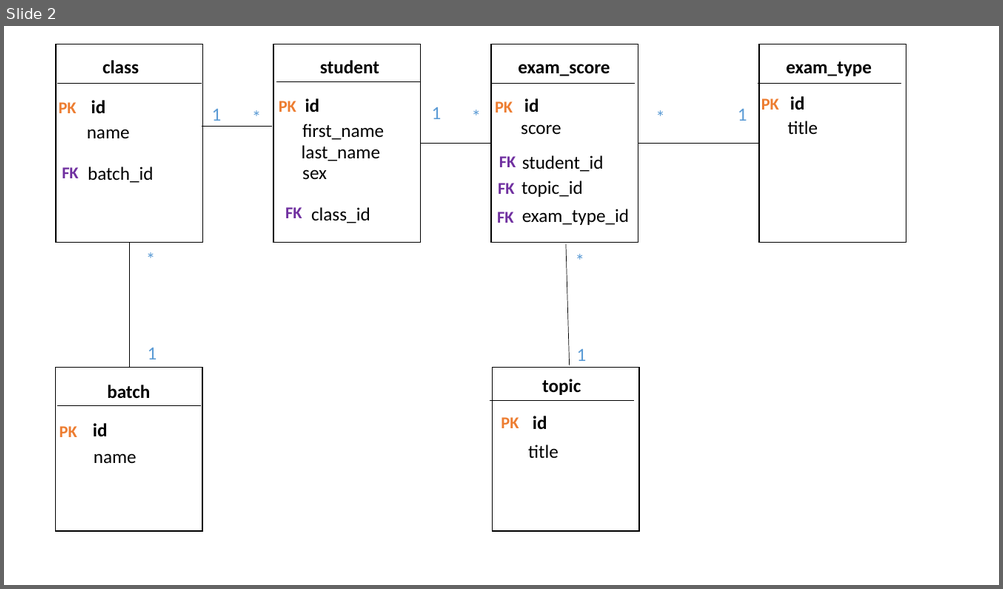
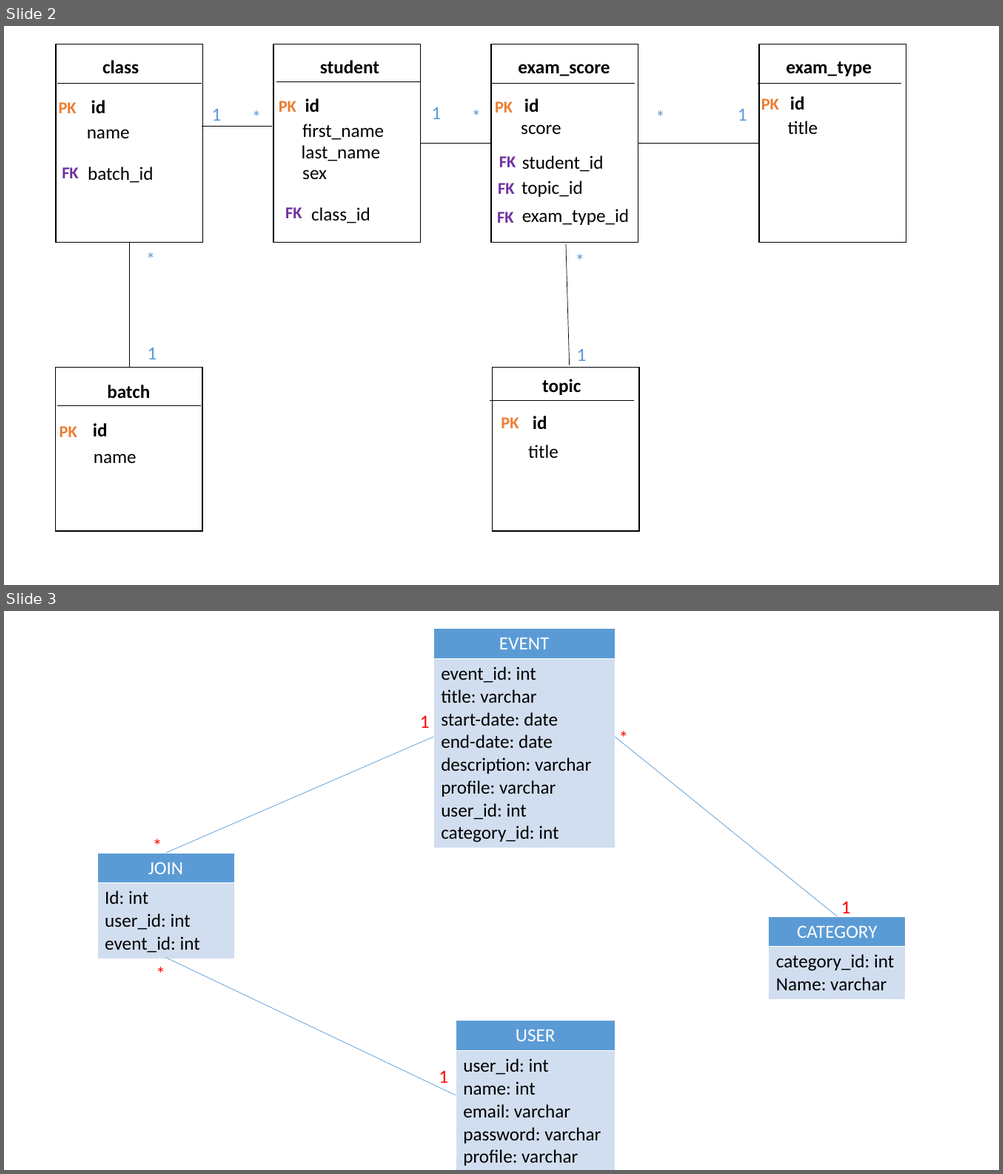
Before and after one commit to pnc-virtual-company/2021-G1-V2-PART1, a slide deck: docs/ER-DIAGRAM.pptx. Shown one above the other, each under a label of ours: slide 2 before the commit, slides 2 and 3 after it. The pictures are 1003x589 and 1003x1174 pixels, drawn with LibreOffice and Linux fonts; fonts in the diff are those of the drawing. Boxes give left, top, right and bottom in pixels: in the first picture for what was removed or moved away, otherwise in the second. Text is boxed around its words. In the diff, an @@ line names an element or a change of style, - is before the commit and + after.

Commit message:
#7 update ERD

```diff
--- a/docs/ER-DIAGRAM.pptx
+++ b/docs/ER-DIAGRAM.pptx
@@ slide 3 added at <box>4,611,999,1170</box>, background #FFFFFF @@
@@ table added at <box>434,628,615,846</box>, 2 rows, 1 columns @@
+EVENT
+event_id: int / title: varchar / start-date: date / end-date: date / description: varchar / profile: varchar / user_id: int / category_id: int
@@ text added at <box>420,715,430,728</box>, 18 pt, text #FF0000 @@
+1
@@ text added at <box>606,721,641,753</box>, 18 pt, text #FF0000 @@
+*
@@ line added from (166, 853) to (434, 737), #5B9BD5 0.5 pt @@
@@ line added from (615, 737) to (836, 917), #5B9BD5 0.5 pt @@
@@ text added at <box>140,829,175,861</box>, 18 pt, text #FF0000 @@
+*
@@ table added at <box>97,853,235,958</box>, 2 rows, 1 columns @@
+JOIN
+Id: int / user_id: int / event_id: int
@@ table added at <box>768,917,906,999</box>, 2 rows, 1 columns @@
+CATEGORY
+category_id: int / Name: varchar
@@ text added at <box>841,901,851,918</box>, 18 pt, text #FF0000 @@
+1
@@ text added at <box>143,958,178,989</box>, 18 pt, text #FF0000 @@
+*
@@ line added from (166, 958) to (455, 1096), #5B9BD5 0.5 pt @@
@@ table added at <box>455,1021,614,1170</box>, 2 rows, 1 columns @@
+USER
+user_id: int / name: int / email: varchar / password: varchar / profile: varchar
@@ text added at <box>438,1071,448,1088</box>, 18 pt, text #FF0000 @@
+1
```
